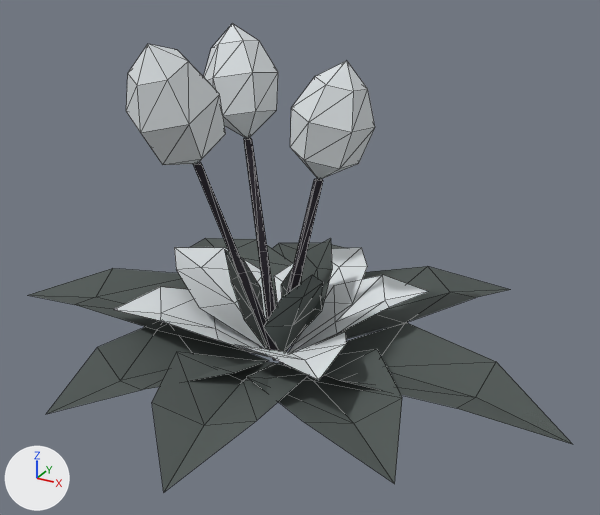
The glTF model game/assets/crops/silverleaf/silverleaf_s3.glb: old version first, new version second.
One viewpoint serves both versions: a camera (50 mm lens) standing at (0.47, -0.794, 0.544) and looking at (0.036, -0.005, 0.149). The lights are fixed; the arrows at lower left show +X, +Y and +Z. The first picture is the older version. Mesh edges are drawn as thin lines. Vertices at exactly the same position are counted once.

Names of what the first picture shows: 'silverleaf_s3'.
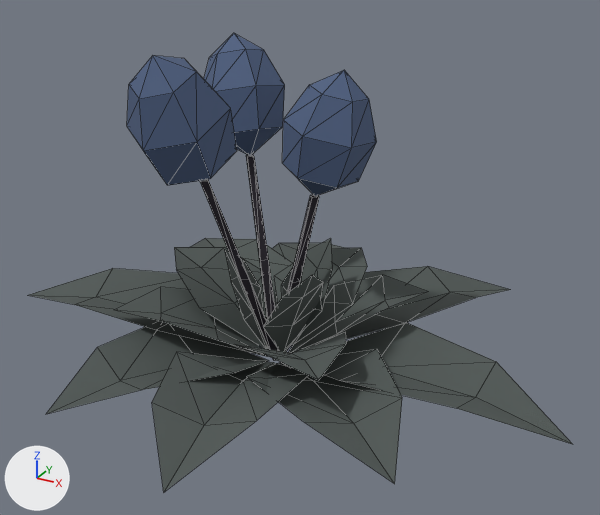
Location of each change, (x1, y1, x2, y2) in pixels of the pictures (600 x 515 px; the box of a moved part takes in the faces that stretch with it):
```json
{"object": "silverleaf_s3", "change": "reshaped", "before": [29, 24, 572, 492], "after": [29, 33, 572, 492]}
{"part": 1, "of": "me_silverleaf_s3", "change": "rebuilt", "before": [290, 61, 375, 180], "after": [282, 70, 377, 196], "on screen": "12% wider"}
{"part": 2, "of": "me_silverleaf_s3", "change": "rebuilt", "before": [204, 24, 278, 139], "after": [204, 33, 285, 156], "on screen": "9% wider, 7% taller"}
{"part": 3, "of": "me_silverleaf_s3", "change": "rebuilt", "before": [126, 44, 226, 165], "after": [127, 55, 237, 185], "on screen": "10% wider, 7% taller"}
{"part": 4, "of": "me_silverleaf_s3", "change": "moved or reshaped", "before": [193, 138, 323, 361], "after": [200, 155, 319, 361]}
{"part": 5, "of": "me_silverleaf_s3", "change": "recoloured", "before": [114, 247, 429, 380], "after": [114, 247, 429, 380], "on screen": "light grey to dark grey"}
```

Scene script edits in JSON lines:
```json
{"op": "add", "block": "mat_pal_silver_catkin", "code": ["mat_pal_silver_catkin = principled_material('pal_silver_catkin')", "mat_pal_silver_catkin.base_color = (0.0732, 0.113, 0.214)  # blue #4c5e7f", "mat_pal_silver_catkin.roughness = 0.85"]}
{"block": "me_silverleaf_s3", "where": "# used by ob_silverleaf_s3; location = (0.0, 0.0, 0.0)"}
{"op": "remove", "block": "me_silverleaf_s3", "code": "me_silverleaf_s3.from_pydata(...)  # 216 vertices, 292 faces; spans x -0.33..0.374, y -0.324..0.359, z 0.0..0.418"}
{"op": "add", "block": "me_silverleaf_s3", "code": "me_silverleaf_s3.from_pydata(...)  # 216 vertices, 292 faces; spans x -0.33..0.374, y -0.324..0.359, z 0.0..0.407"}
{"block": "me_silverleaf_s3", "change": "me_silverleaf_s3 part 1: the loose piece of 20 vertices spanning x 0.017..0.105, y -0.021..0.073, z 0.24..0.377 is rebuilt with 20 vertices and now spans x 0.008..0.107, y -0.029..0.078, z 0.22..0.367, in mat_pal_silver_catkin (blue #4c5e7f)"}
{"block": "me_silverleaf_s3", "change": "me_silverleaf_s3 part 2: the loose piece of 20 vertices spanning x -0.13..-0.04, y 0.018..0.113, z 0.265..0.398 is rebuilt with 20 vertices and now spans x -0.132..-0.03, y 0.01..0.116, z 0.245..0.388, in mat_pal_silver_catkin (blue #4c5e7f)"}
{"block": "me_silverleaf_s3", "change": "me_silverleaf_s3 part 3: the loose piece of 20 vertices spanning x -0.064..0.024, y -0.202..-0.104, z 0.29..0.418 is rebuilt with 20 vertices and now spans x -0.068..0.031, y -0.201..-0.091, z 0.27..0.407, in mat_pal_silver_catkin (blue #4c5e7f)"}
{"block": "me_silverleaf_s3", "change": "me_silverleaf_s3 part 4"}
{"block": "me_silverleaf_s3", "change": "24 vertices are removed from x -0.075..0.053, y -0.134..0.058, z 0.12..0.29"}
{"block": "me_silverleaf_s3", "change": "54 faces are deleted"}
{"block": "me_silverleaf_s3", "change": "12 vertices are added at x -0.07..0.043, y -0.125..0.048, z 0.11..0.27"}
{"block": "me_silverleaf_s3", "change": "6 new vertices lie (0.007, 0.007, 0.0) away from vertices in x -0.039..0.022, y -0.067..0.024, z 0.11..0.135"}
{"block": "me_silverleaf_s3", "change": "6 new vertices lie (0.006, 0.006, 0.0) away from vertices in x -0.07..0.043, y -0.125..0.048, z 0.22..0.27"}
{"block": "me_silverleaf_s3", "change": "54 new faces join them, mat_pal_stem_dark (black #26212b)"}
{"block": "me_silverleaf_s3", "change": "me_silverleaf_s3 part 5: 40 faces spanning x -0.171..0.165, y -0.158..0.177, z 0.004..0.109 switch from mat_pal_silver_ripe (light grey #dbe0e3) to mat_pal_leaf_silver (dark grey #4f5754)"}
{"op": "add", "block": "me_silverleaf_s3", "code": "me_silverleaf_s3.materials.append(mat_pal_silver_catkin)  # blue #4c5e7f"}
```
